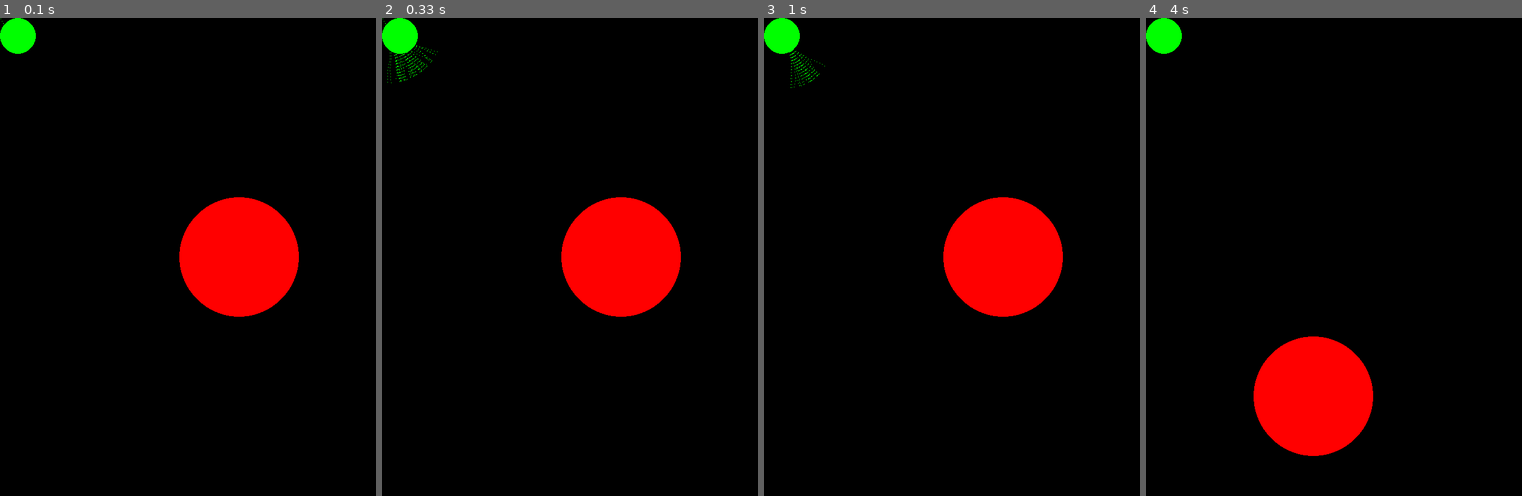
Above: before the commit, frames 1-4 (left to right).
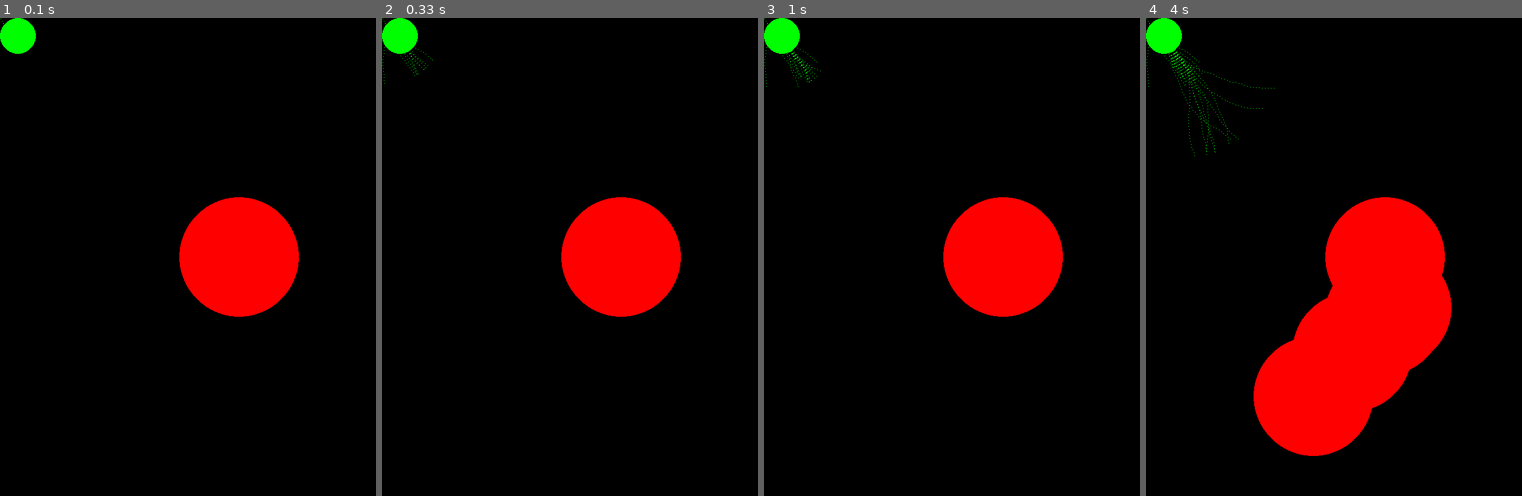
Above: after the commit, the same moments.

Repository: KiRum89/ant_colony
Game: pygame game, started from colony_game.py
Same seed, same stepped clock (60 frames per second), same inputs: the game is played once before the commit and once after it.
Inputs (mouse positions are in pixels of both pictures, inside the frame that each line leads up to):
- Up to frame 1 (0.1 s): no input
- Up to frame 2 (0.33 s): no input
- Up to frame 3 (1 s): tap A at 0.33, 0.67 s
- Up to frame 4 (4 s): press the mouse at (1390, 309) at 1.03 s; move the mouse to (1386, 309) at 1.13 s; release the mouse at (1382, 314) at 1.27 s; tap A at 1.4, 1.7, 1.9, 3.63, 3.97 s; click (1367, 175) at 1.42 s; click (1480, 218) at 1.92 s; press the mouse at (1390, 309) at 3.27 s; move the mouse to (1352, 352) at 3.37 s; release the mouse at (1315, 395) at 3.5 s; click (1281, 218) at 3.65 s; click (1311, 104) at 3.98 s

Frame 1 is identical in both runs. In frame 2, less than 0.1% of the frame differs, in the area x 0-15%, y 5-14%; in frame 3, less than 0.1%; in frame 4, 11%, in the area x 0-82%, y 0-82%.

Commit message:
Commit before re-writting. Since it is too expensive to keep every pheromone coordinate, I will count number of pheroms in each cell.

Diff:
--- a/ant.py
+++ b/ant.py
@@ -75,6 +75,7 @@
             trail[(i,j)]=[val]
         else:
             trail[(i,j)].append(val)
+        return (i,j)
 
     def get_pherom_counts(self,trail):
         #trail is a dict. Keys are cell (i,j), values are pheromome coordinates
--- a/colony_game.py
+++ b/colony_game.py
@@ -4,9 +4,10 @@
 import numpy as np
 from area import CircArea
 import pygame
-
+import time
+t1 = time.time()
 t=0
-ants=[Ant(np.array([1,1]),30,np.pi/3,5,t) for _ in range(0,50)]
+ants=[Ant(np.array([1,1]),30,np.pi/3,5,t) for _ in range(0,10)]
 pygame.init()
 clock = pygame.time.Clock()
 gameDisplay = pygame.display.set_mode((w.W,w.H))
@@ -17,13 +18,13 @@
 red = (255,0,0)
 
 
+Lmax = 3000
 food = CircArea(red,np.array([w.W/2,w.H/2]),100)
 home = CircArea(green,np.array([30,30]),30)
 
 
 trail_scout={}
 trail_return = {}
-
 def plot_rect(trail,col):
     for (i,j) in trail:
         for pherom in trail[(i,j)]:
@@ -31,12 +32,38 @@
             rect = pygame.Rect(coor[0],coor[1],1,1)
             pygame.draw.rect(gameDisplay,col,rect)
 
+def plot_rect2(arr,Lmax):
+    print(len(arr))
+    if len(arr)>Lmax:
+        els = arr.pop(0)
+        for el in els:
+            r,m = el
+            if m == True:
+                c = green
+            else:
+                c = red
+            rect = pygame.Rect(r[0],r[1],1,1)
+            pygame.draw.rect(gameDisplay,(0,0,0),rect)
+
+    if len(arr)>0:
+        els = arr[-1]
+        for el in els:
+            r,m = el
+            if m == True:
+                c = green
+            else:
+                c = red
+            rect = pygame.Rect(r[0],r[1],1,1)
+            pygame.draw.rect(gameDisplay,c,rect)
+
+
 count_home = 0
 
 pause = False
+arr = []
 while 1:
 
-    gameDisplay.fill((0,0,0))
+    #gameDisplay.fill((0,0,0))
     food.drag(pygame)
     home.drag(pygame)
     pygame.draw.circle(gameDisplay,red,tuple(food.r0),food.R)
@@ -45,9 +72,10 @@
 
 
     if pause==False:
-        plot_rect(trail_scout,green)
-        plot_rect(trail_return,red)
-
+        arr1=[]
+        #plot_rect(trail_scout,green)
+        #plot_rect(trail_return,red)
+        plot_rect2(arr,Lmax)
         for ant in ants:
             if food.inside(ant.r) and ant.scout==True:
                 ant.scout = False
@@ -66,18 +94,21 @@
             ant.t = t
             if ant.scout == True:
                 ant.mark_trail(trail_scout)
+                arr1.append((ant.r,ant.scout))
+
                 ant.move()
                 ant.decide(trail_return)
             else:
                 ant.mark_trail(trail_return)
+                arr1.append((ant.r,ant.scout))
+
                 ant.move()
                 ant.decide(trail_scout)
 
-        w.evap(trail_scout, 300,t)
-        w.evap(trail_return, 300,t)
-
+        w.evap(trail_scout, Lmax,t)
+        w.evap(trail_return, Lmax,t)
+        arr.append(arr1)
         t += 1
-        print(t)
     pygame.display.update()
 
     for event in pygame.event.get():
@@ -87,7 +118,7 @@
                 trail_scout={}
 
                 t = 0
-                ants=[Ant(home.r0,30,np.pi/3,5,t) for _ in range(0,30)]
+                ants=[Ant(home.r0,30,np.pi/3,5,t) for _ in range(0,10)]
                 pause = not(pause)
 
         if event.type == pygame.QUIT:
--- a/run.py
+++ /dev/null
@@ -1,69 +0,0 @@
-import world as w
-
-import numpy as np
-import matplotlib.pyplot as plt
-
-from matplotlib.patches import Rectangle
-from ant import Ant
-if __name__ == "__main__":
-    N,M = w.N,w.M
-    board = w.init_board(N,M)
-    pherom_arr = w.init_weights(N,M)
-    ax = plt.subplot(111)
-    x = 10
-    ants = []
-    count = 0
-    for i in range(0,20):
-        ants.append(Ant(0,0))
-    for t in range(0,8000):
-
-        for a in ants:
-            #print('time {}'.format(t))
-
-
-            if w.region(a,15,15,5,5,M):
-                #print('food')
-                a.going_back = True
-            if a.going_back == True:
-                #food source
-                a.t+=1
-                #print(a.t, len(a.path))
-                if a.t == len(a.path):
-                    count+=1
-                    print(count)
-                    # time to get back
-                    a.deposit(x,pherom_arr)
-                    a.move(0)
-                    a.oldpos=None
-
-                    child=a.decide(pherom_arr)
-                    a.path = [0]
-
-                    a.t=0
-                    a.going_back = False
-            else:
-
-                child=a.decide(pherom_arr)
-                a.move(child)
-            #evaporate
-        w.evaporate(pherom_arr,0.0001)
-pherom_arr[0]=0
-def get_path(a):
-    p = []
-    for n in a.path:
-        i,j = w.get_row_col(n,M)
-        p.append([i,j])
-    p = np.array(p)
-    return p
-
-for a in ants:
-    p = []
-    for n in a.path:
-        i,j = w.get_row_col(n,M)
-        p.append([i,j])
-    p = np.array(p)
-    ax.plot(p[:,0],p[:,1])
-
-mat = w.pherom2mat(pherom_arr,N,M)
-plt.imshow(mat)
-plt.show()
--- a/run_colony.py
+++ b/run_colony.py
@@ -10,7 +10,7 @@
 
 if __name__ == "__main__":
 
-        T = 9000 # number of steps
+        T = 900 # number of steps
         trail_scout = {} # no food
         trail_return = {} #
         fig,ax = plt.subplots(1,1)
@@ -88,5 +88,5 @@
 
         cProfile.run('myrun()')
         #myrun()
-        plot_trail(trail_scout,'r')
-        plot_trail(trail_return,'g')
+        #plot_trail(trail_scout,'r')
+        #plot_trail(trail_return,'g')
